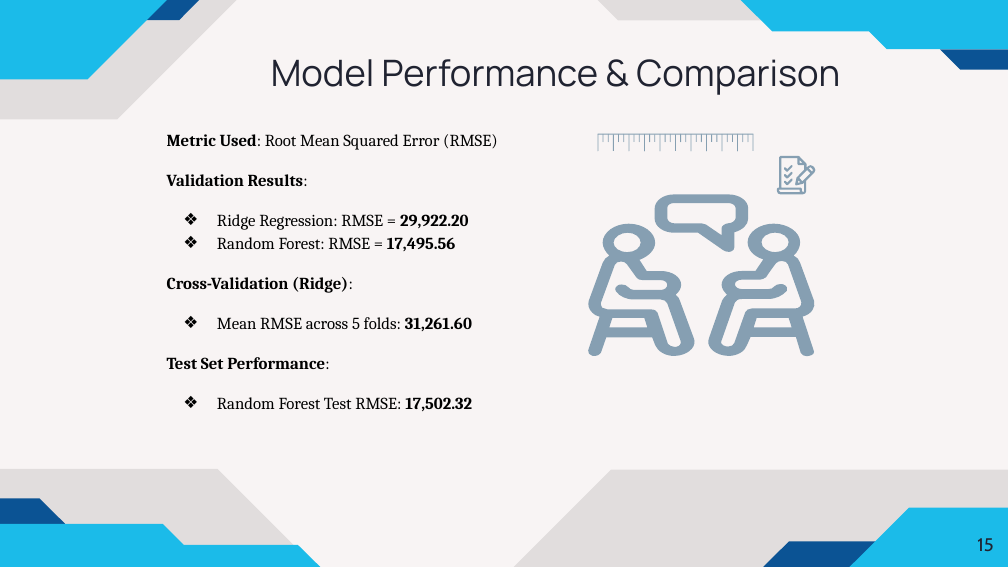
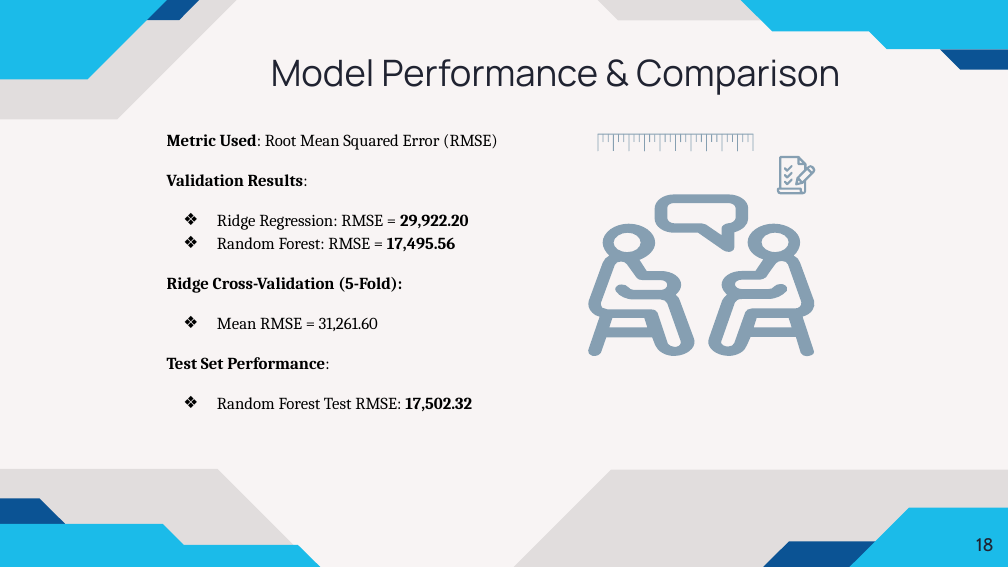
Before and after one commit to DATA606-Capstone-Project/devpay-insights, a slide deck: slide 18 of docs & PPTs/DS606_TeamA_Roman Rosario_Shah_Vakili_SalaryPred_P2.pptx (slide 15 before the commit). Drawn at 1008x567 pixels with LibreOffice and Linux fonts; fonts in the diff are those of the drawing. Boxes give left, top, right and bottom in pixels: in the first picture for what was removed or moved away, otherwise in the second. Text is boxed around its words. In the diff, an @@ line names an element or a change of style, - is before the commit and + after.

```diff
--- a/docs & PPTs/DS606_TeamA_Roman Rosario_Shah_Vakili_SalaryPred_P2.pptx
+++ b/docs & PPTs/DS606_TeamA_Roman Rosario_Shah_Vakili_SalaryPred_P2.pptx
@@ subtitle at <box>167,277,402,331</box>: text changed @@
-Cross-Validation (Ridge):
-❖ Mean RMSE across 5 folds: 31,261.60
+Ridge Cross-Validation (5-Fold):
+❖ Mean RMSE = 31,261.60
@@ page number at <box>976,538,994,551</box>: text changed @@
-15
+18
```
Also in this commit, not shown: 11 other slides changed, 7 slides added, 1 other file.
